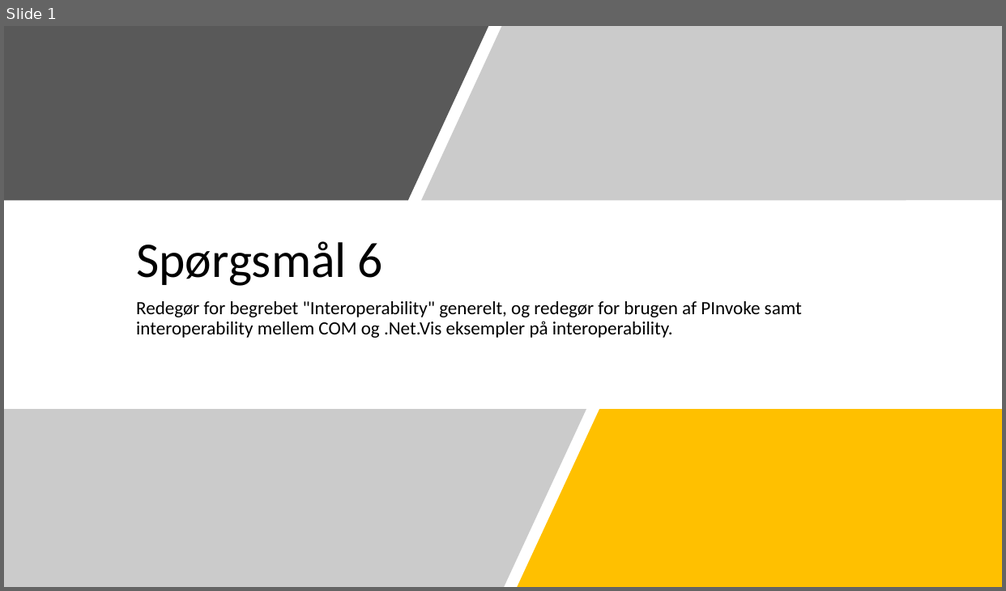
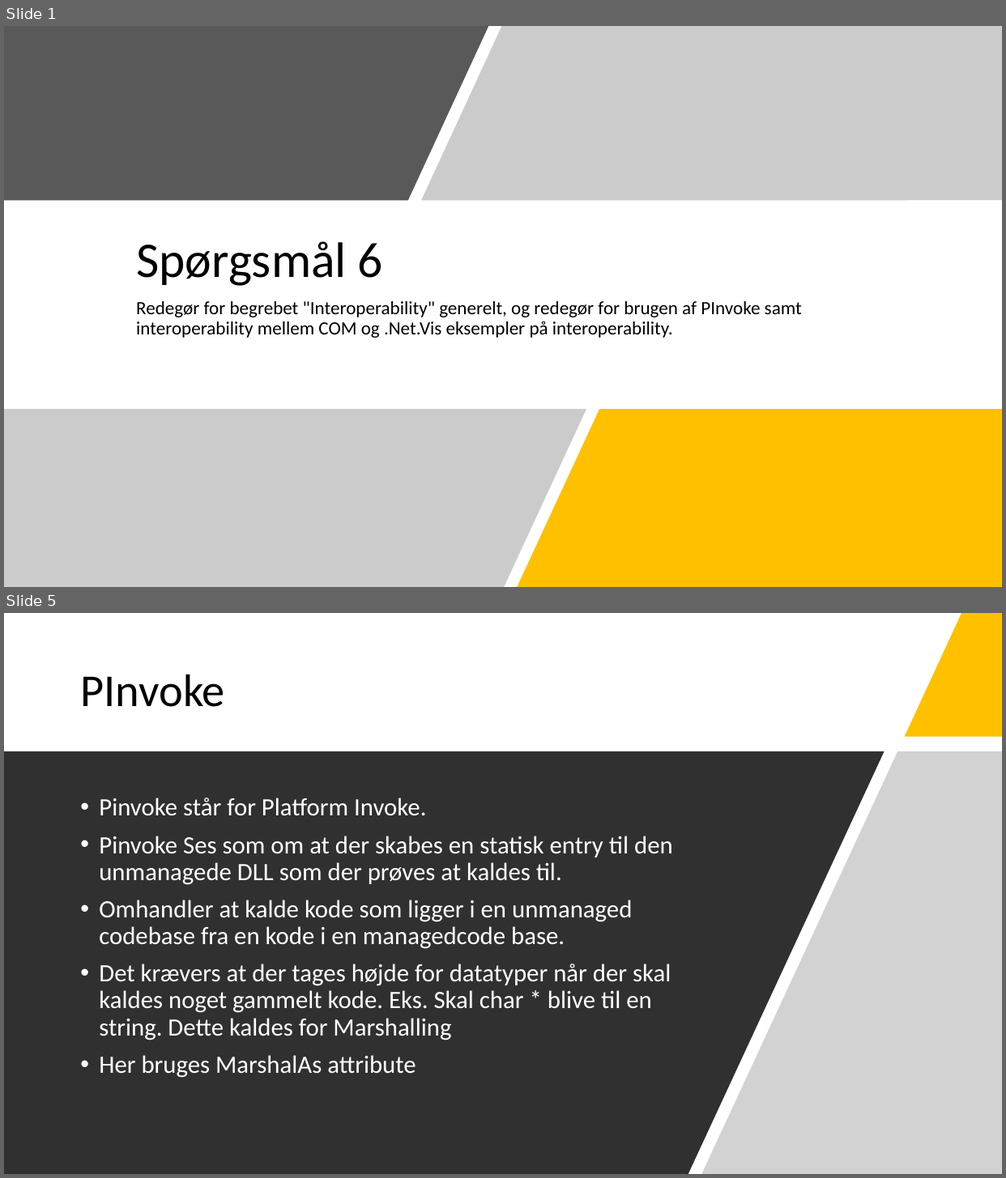
Before and after one commit to Bl0bb3r/KPU_CBD, a slide deck: Presentations/6_Interoperability.pptx. Shown one above the other, each under a label of ours: slide 1 before the commit, slides 1 and 5 after it; the slides between them are not shown. The pictures are 1006x591 and 1006x1178 pixels, drawn with LibreOffice and Linux fonts; fonts in the diff are those of the drawing. Boxes give left, top, right and bottom in pixels: in the first picture for what was removed or moved away, otherwise in the second. Text is boxed around its words. In the diff, an @@ line names an element or a change of style, - is before the commit and + after.

```diff
--- a/Presentations/6_Interoperability.pptx
+++ b/Presentations/6_Interoperability.pptx
@@ slide 5 added at <box>4,613,1002,1174</box>, background #FFFFFF @@
@@ freeform shape added at <box>905,613,1002,736</box>, fill #FFC000 @@
@@ title added at <box>80,674,225,707</box>, 44 pt, text #000000 @@
+PInvoke
@@ freeform shape added at <box>4,752,884,1174</box>, fill #303030 @@
@@ freeform shape added at <box>701,752,1002,1174</box>, fill #A6A6A6 at 50% opacity @@
@@ text added at <box>99,798,673,1078</box>, 24 pt, text #FFFFFF @@
+• Pinvoke står for Platform Invoke.
+• Pinvoke Ses som om at der skabes en statisk entry til den unmanagede DLL som der prøves at kaldes til.
+• Omhandler at kalde kode som ligger i en unmanaged codebase fra en kode i en managedcode base.
+• Det krævers at der tages højde for datatyper når der skal kaldes noget gammelt kode. Eks. Skal char * blive til en string. Dette kaldes for Marshalling
+• Her bruges MarshalAs attribute
```
Also in this commit, not shown: 6 other slides added, 2 slides removed, 8 other files.
